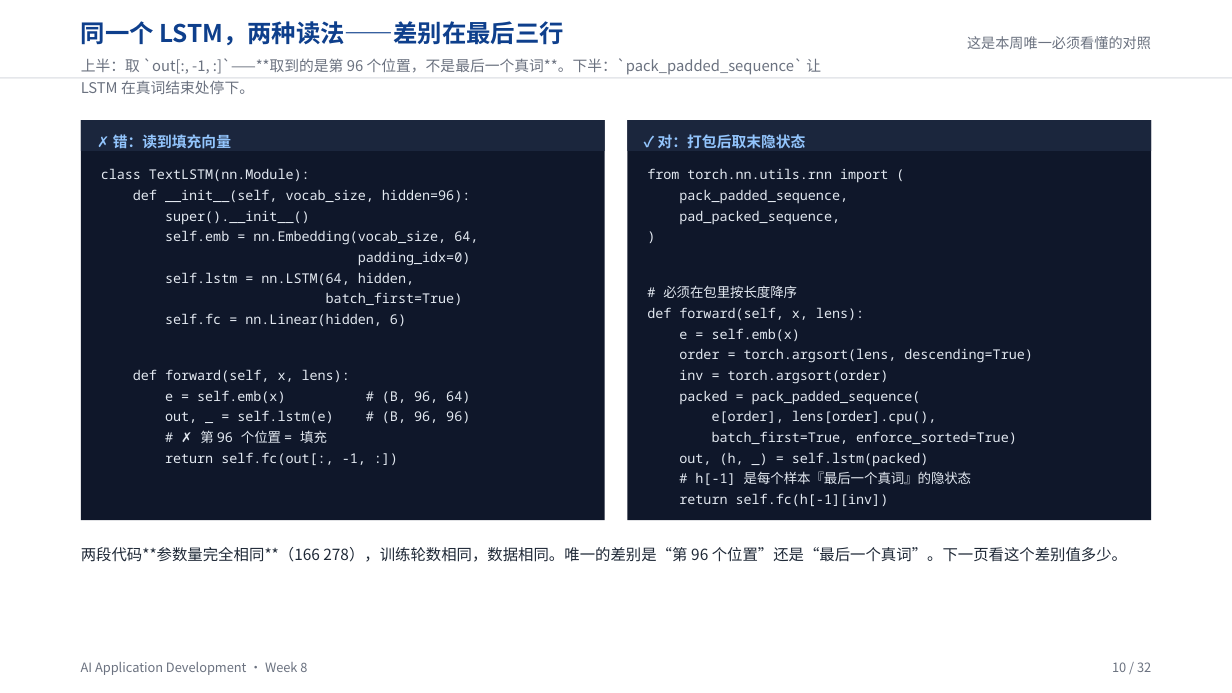
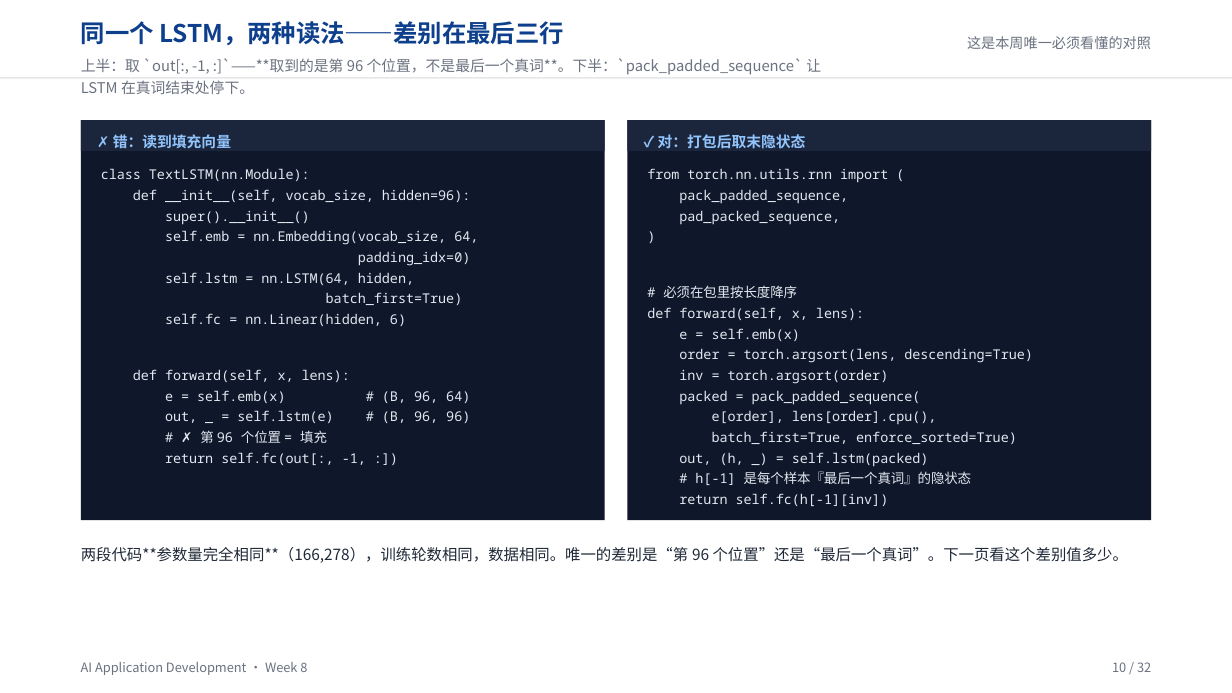
Before and after one commit to klausren/ai-application-development, a slide deck: slide 10 of lectures/week-08/lecture-zh.pptx. Drawn at 1232x693 pixels with LibreOffice and Linux fonts; fonts in the diff are those of the drawing. Boxes give left, top, right and bottom in pixels: in the first picture for what was removed or moved away, otherwise in the second. Text is boxed around its words. In the diff, an @@ line names an element or a change of style, - is before the commit and + after.

```diff
--- a/lectures/week-08/lecture-zh.pptx
+++ b/lectures/week-08/lecture-zh.pptx
@@ text at [81,547,1128,563]: text changed @@
-两段代码**参数量完全相同**（166 278），训练轮数相同，数据相同。唯一的差别是“第 96 个位置”还是“最后一个真词”。下一页看这个差别值多少。
+两段代码**参数量完全相同**（166,278），训练轮数相同，数据相同。唯一的差别是“第 96 个位置”还是“最后一个真词”。下一页看这个差别值多少。
```
Also in this commit, not shown: 1 other slide changed, 8 other files.
